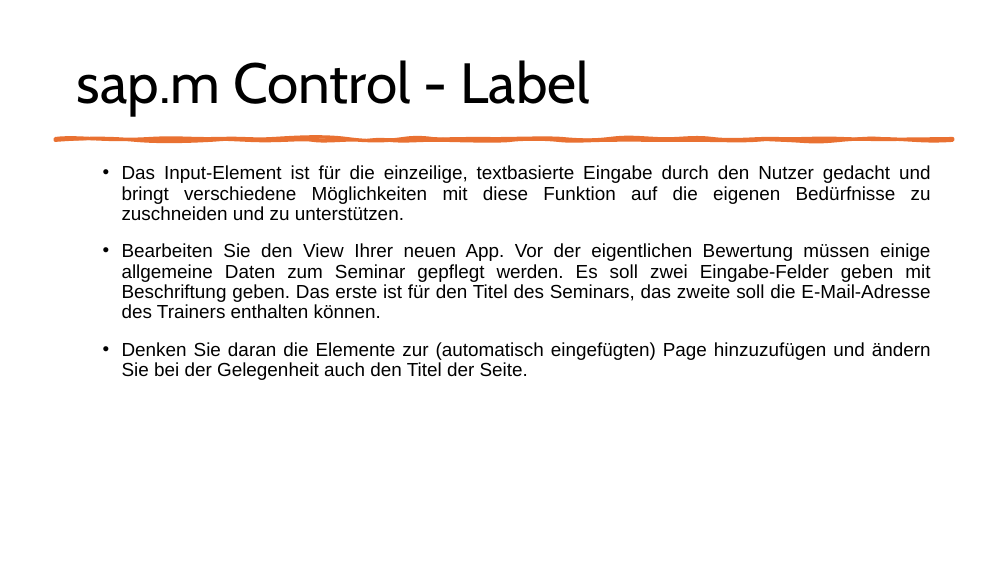
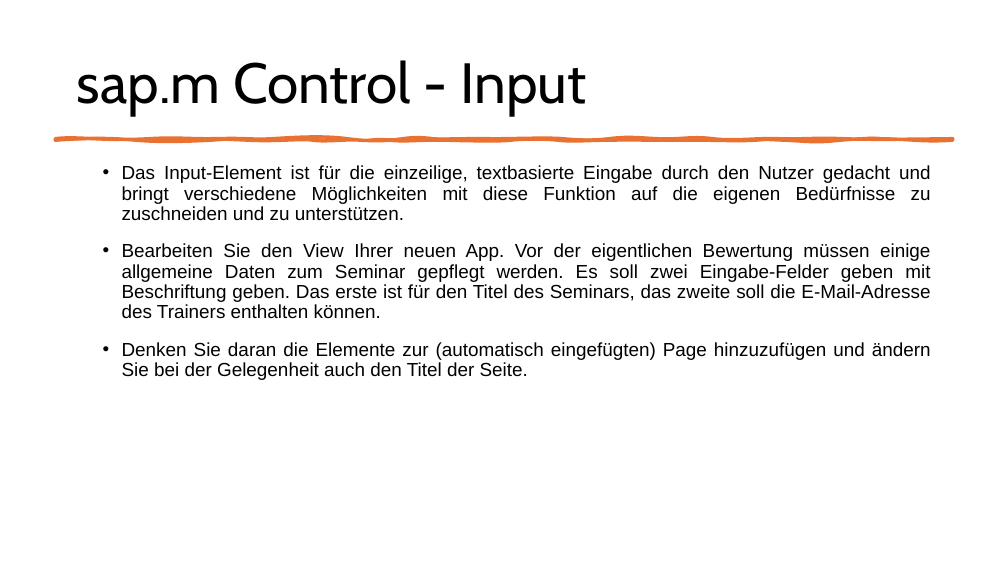
Before and after one commit to MatLange/Schulung-SAPUI5-und-Fiori, a slide deck: slide 26 of Tag02_SAPUI5-Fiori_DE.pptx. Drawn at 1008x567 pixels with LibreOffice and Linux fonts; fonts in the diff are those of the drawing. Boxes give left, top, right and bottom in pixels: in the first picture for what was removed or moved away, otherwise in the second. Text is boxed around its words. In the diff, an @@ line names an element or a change of style, - is before the commit and + after.

```diff
--- a/Tag02_SAPUI5-Fiori_DE.pptx
+++ b/Tag02_SAPUI5-Fiori_DE.pptx
@@ title at (77,60,586,116): text changed @@
-sap.m Control - Label
+sap.m Control - Input
```
Also in this commit, not shown: 17 other slides changed, 1 slide added.
